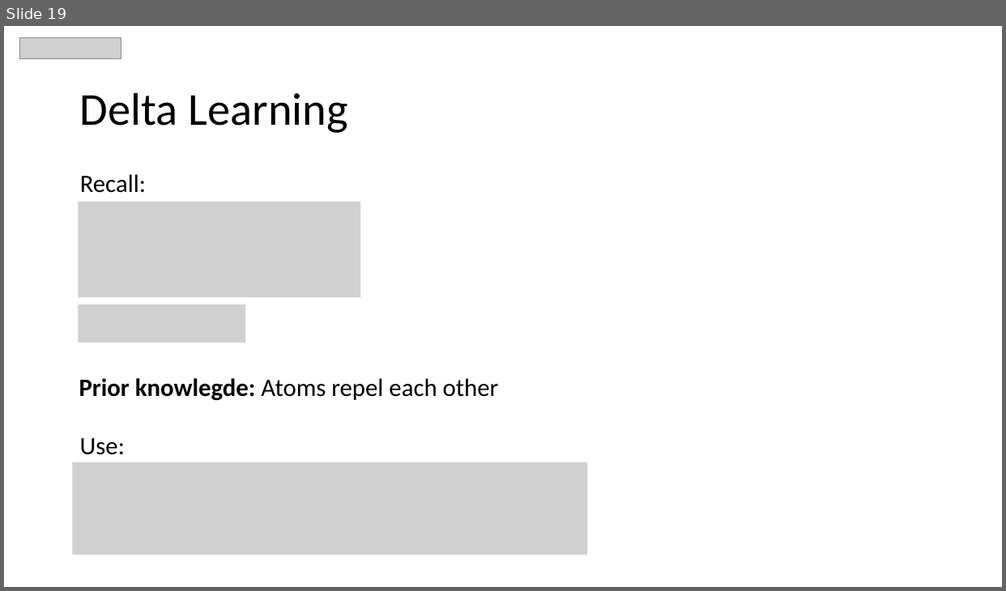
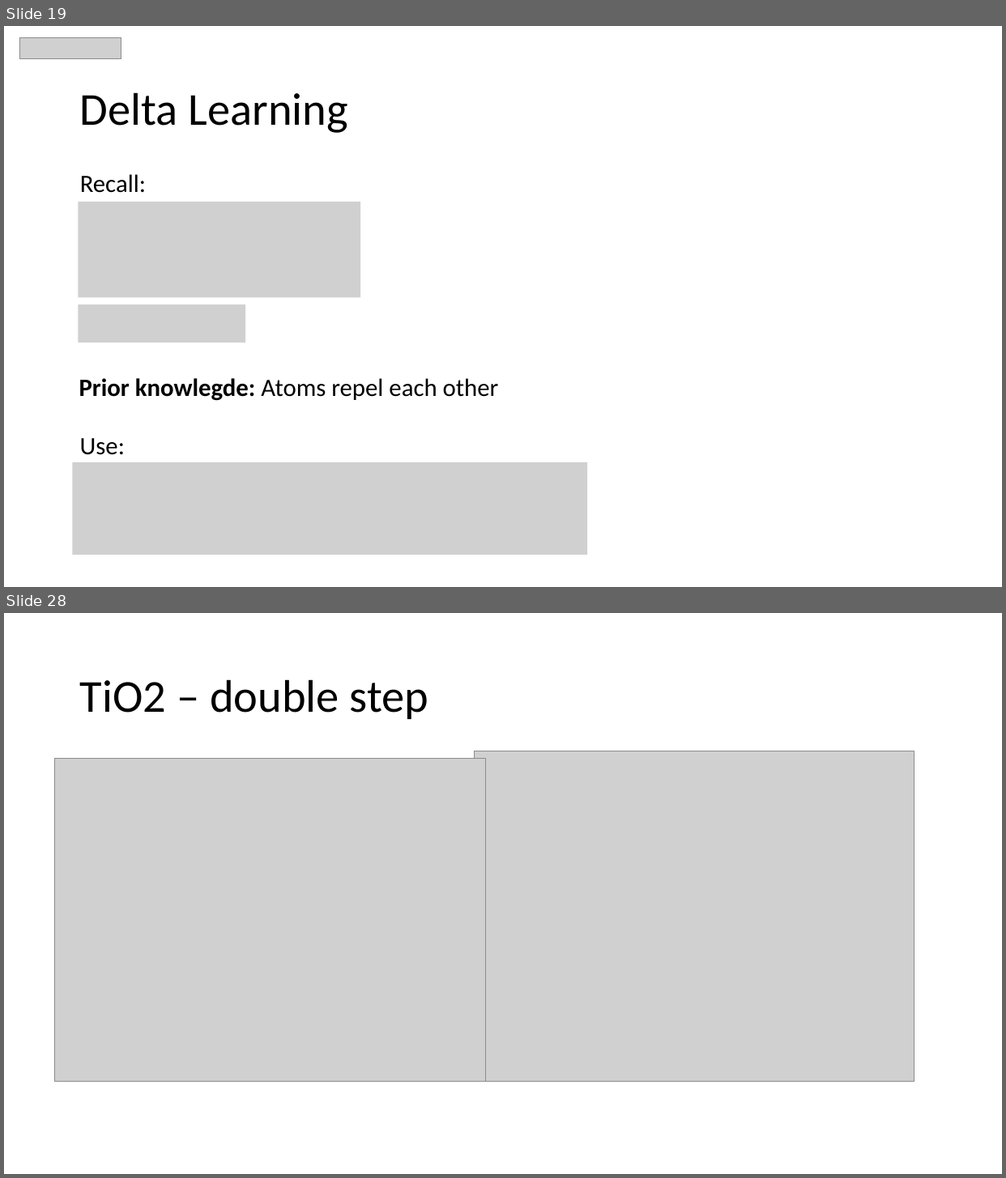
Before and after one commit to MaltheBisbo/learningForces, a slide deck: Presentations/Group meetings/2018-11-6-Malthe.pptx. Shown one above the other, each under a label of ours: slide 19 before the commit, slides 19 and 28 after it; the slides between them are not shown. The pictures are 1006x591 and 1006x1178 pixels, drawn with LibreOffice and Linux fonts; fonts in the diff are those of the drawing; grey boxes stand for pictures. Boxes give left, top, right and bottom in pixels: in the first picture for what was removed or moved away, otherwise in the second. Text is boxed around its words. In the diff, an @@ line names an element or a change of style, - is before the commit and + after.

```diff
--- a/Presentations/Group meetings/2018-11-6-Malthe.pptx
+++ b/Presentations/Group meetings/2018-11-6-Malthe.pptx
@@ slide 28 added at <box>4,613,1002,1174</box>, background #FFFFFF @@
@@ title added at <box>80,679,429,719</box>, 44 pt, text #000000 @@
+TiO2 – double step
@@ picture added at <box>474,752,914,1082</box> @@
@@ picture added at <box>55,759,485,1082</box> @@
```
Also in this commit, not shown: 18 other slides added, 2 slides removed, 3 other files.
